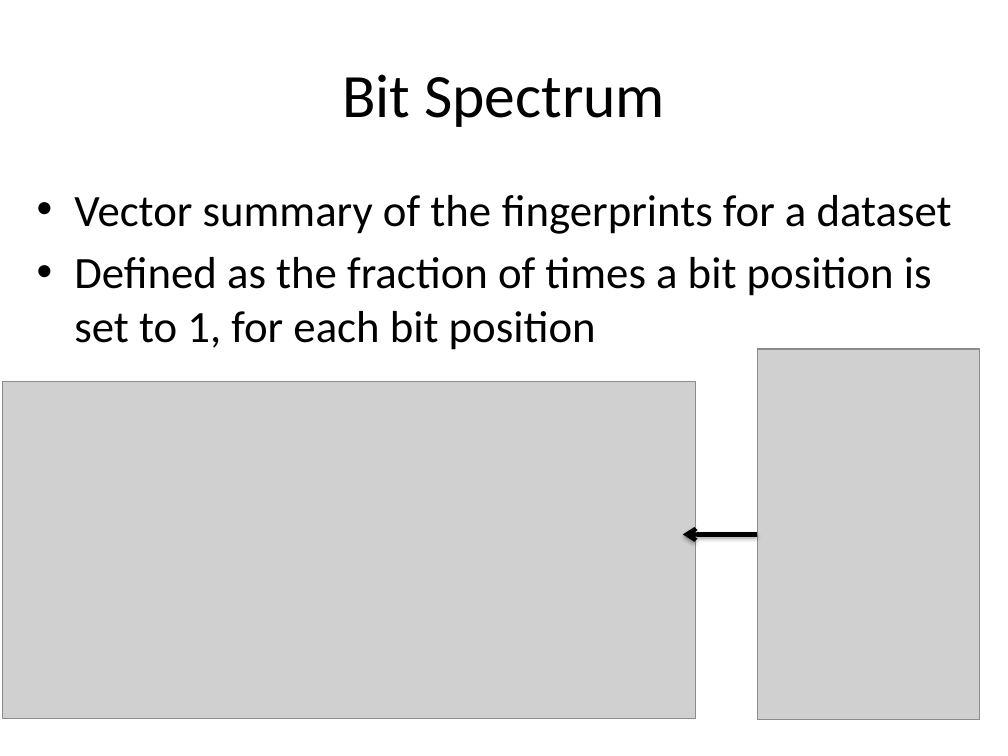
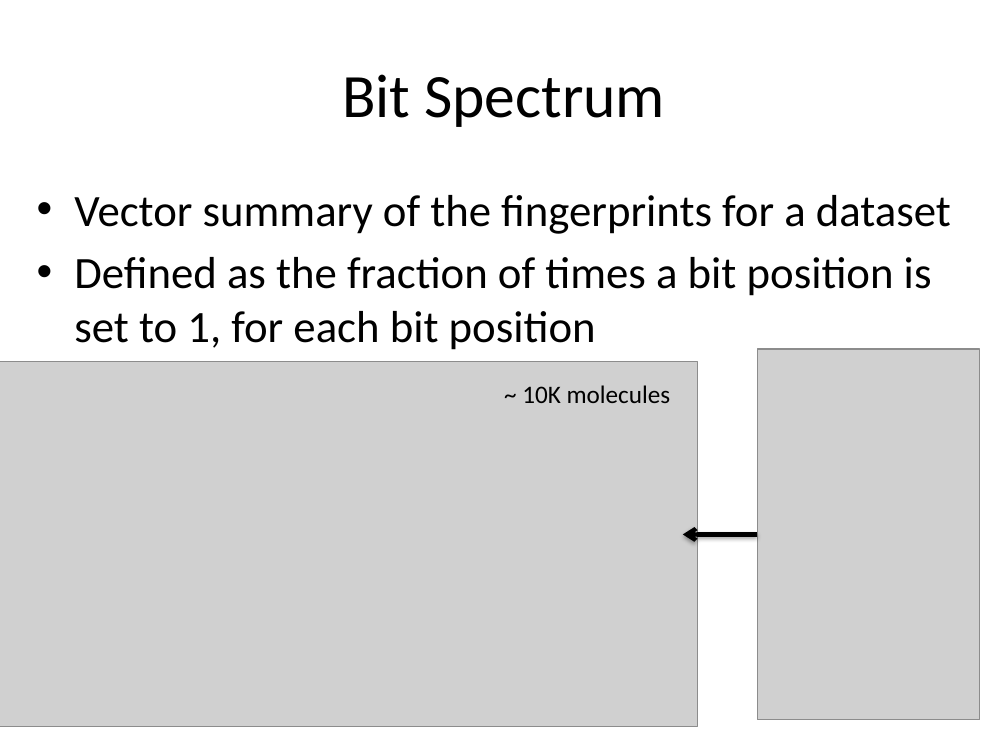
Before and after one commit to rajarshi/ctpa-fingerprints, a slide deck: slide 16 of fingerprints.pptx (slide 8 before the commit). Drawn at 1008x756 pixels with LibreOffice and Linux fonts; fonts in the diff are those of the drawing; grey boxes stand for pictures. Boxes give left, top, right and bottom in pixels: in the first picture for what was removed or moved away, otherwise in the second. Text is boxed around its words. In the diff, an @@ line names an element or a change of style, - is before the commit and + after.

```diff
--- a/fingerprints.pptx
+++ b/fingerprints.pptx
@@ picture: place and size @@
-picture at (3,382,697,719)
+picture at (0,362,698,727)
@@ text added at (522,385,671,403), 18 pt, text #000000 @@
+~ 10K molecules
```
Also in this commit, not shown: 3 other slides changed, 9 slides added, 4 other files.
